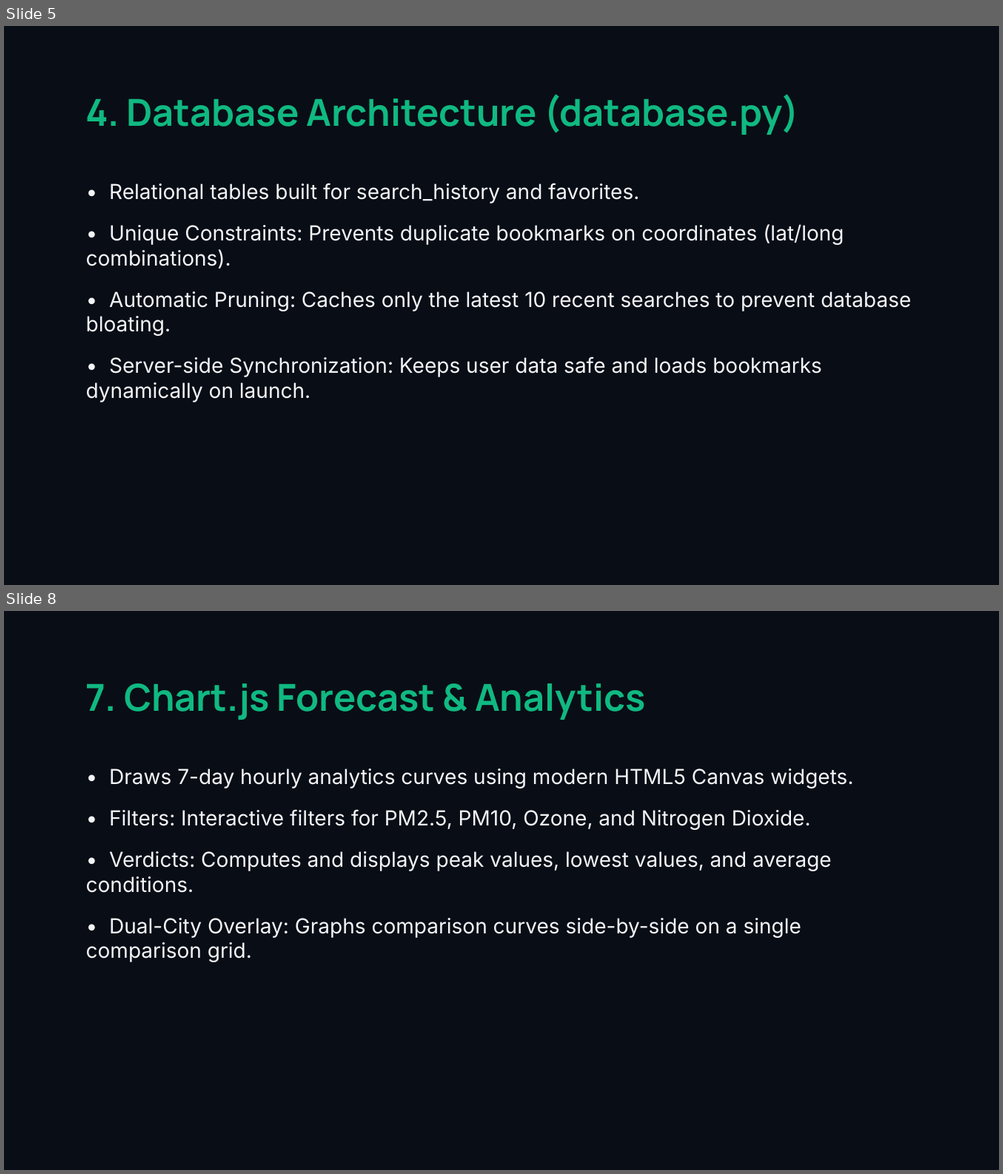
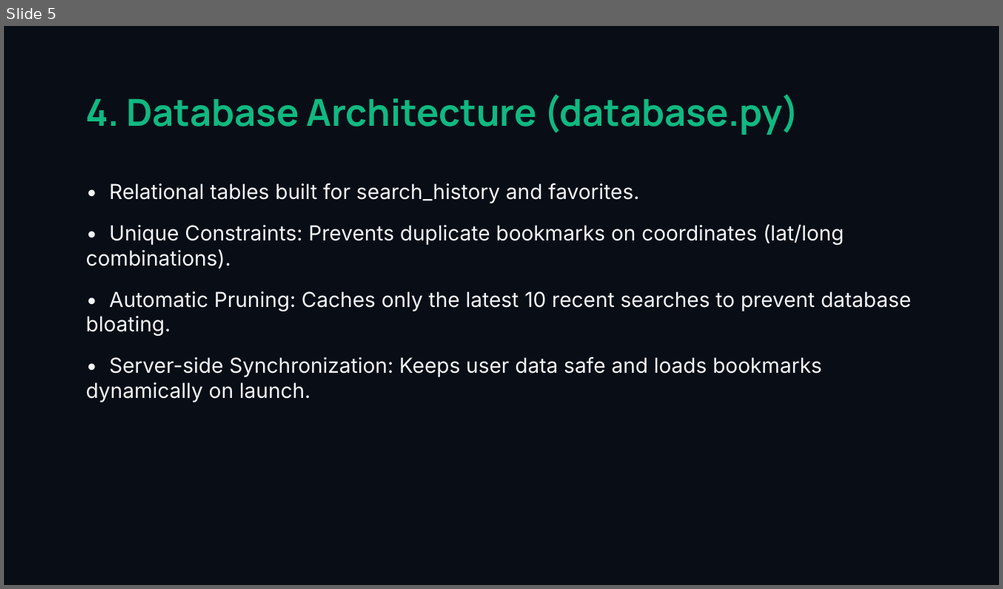
Before and after one commit to Shivaraj519/AeroQuest, a slide deck: AeroQuest_Presentation.pptx. Shown one above the other, each under a label of ours: slides 5 and 8 before the commit, slide 5 after it; the slides between them are not shown. The pictures are 1003x1174 and 1003x589 pixels, drawn with LibreOffice and Linux fonts; fonts in the diff are those of the drawing. Boxes give left, top, right and bottom in pixels: in the first picture for what was removed or moved away, otherwise in the second. Text is boxed around its words. In the diff, an @@ line names an element or a change of style, - is before the commit and + after.

```diff
--- a/AeroQuest_Presentation.pptx
+++ b/AeroQuest_Presentation.pptx
@@ slide 8 removed at (4, 611, 999, 1170), background #090D16 @@
@@ text removed at (86, 684, 646, 720) @@
-7. Chart.js Forecast & Analytics
@@ text removed at (86, 769, 853, 963) @@
-• Draws 7-day hourly analytics curves using modern HTML5 Canvas widgets.
-• Filters: Interactive filters for PM2.5, PM10, Ozone, and Nitrogen Dioxide.
-• Verdicts: Computes and displays peak values, lowest values, and average conditions.
-• Dual-City Overlay: Graphs comparison curves side-by-side on a single comparison grid.
```
Also in this commit, not shown: 5 slides changed, 4 slides added, 3 other slides removed, 1 other file.
